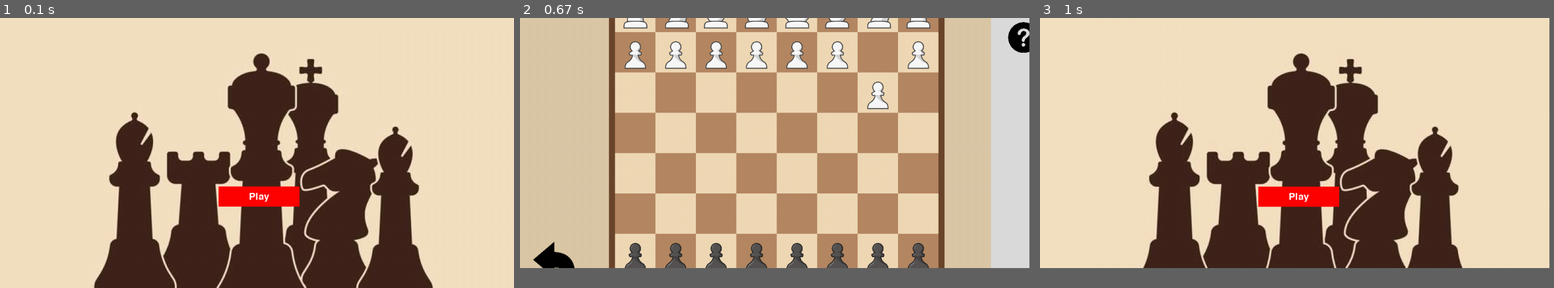
Above: before the commit, frames 1-3 (left to right).
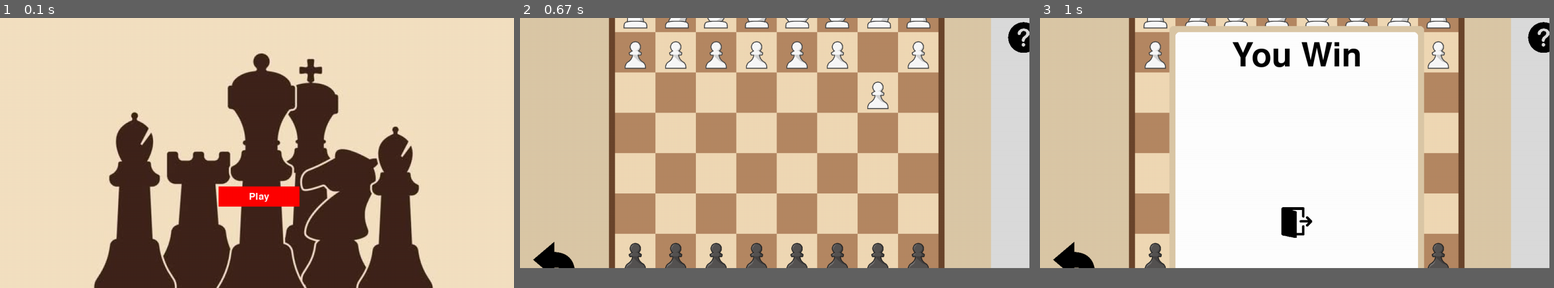
Above: after the commit, the same moments.

Repository: ErinaKhan/chess
Game: pygame game, started from Main(Run from here to play).py
Two runs of this game, one before a commit and one after it. Both use one fixed random seed, a clock stepped at 60 frames per second and the inputs below.
Inputs (mouse positions are in pixels of both pictures, inside the frame that each line leads up to):
- Up to frame 1 (0.1 s): no input
- Up to frame 2 (0.67 s): click "Play" at 0.38 s
- Up to frame 3 (1 s): click (1075, 250) at 0.72 s

Frames 1-2 are identical in both runs. In frame 3, 88% of the frame differs, in the area x 0-100%, y 0-93%.

Commit message:
ui scaling, checkmate screen, tutorial screen

Diff:
--- a/Pygame_Utils.py
+++ b/Pygame_Utils.py
@@ -37,9 +37,7 @@
         return action
 
     def move(self,screen,x,y):
-        print(self.rect)
         self.rect.topleft = (x,y)
-        print(self.rect)
         screen.blit(self.image,self.rect)
 
     def destroy(self):
--- a/gamePlayBoardPage.py
+++ b/gamePlayBoardPage.py
@@ -50,6 +50,8 @@
 
 back_btn = pygame.image.load(r"imagesMisc\undo.png")
 help_btn = pygame.image.load(r"imagesMisc\help.png")
+home_btn = pygame.image.load(r"imagesMisc\home.png")
+
 
 image_lookup = {
     "BLACKROOK": rook_black,
@@ -141,7 +143,7 @@
             print(f"time {minutes} : {seconds} ")
             print(text)
 
-        if exitButton.drawButton(screen) or Engine.Checkmate == True:
+        if exitButton.drawButton(screen):
             # exit page
             running = False
 
@@ -188,38 +190,40 @@
                     else:
                         pygame.draw.rect(screen,(WHITE_SQUARE_COLOUR),(boardx,boardy,SQUARE_SIZE,SQUARE_SIZE))
 
-        if playerTurn:
-            for square in overlaySquares:
-                if square.drawButton(screen) and selectedPiece != None:
-                    print(f"{selectedPiece.coordinates} is going to {square.coordinates}")
-                    start = int(math.pow(2,selectedPiece.coordinates))
-                    destination = int(math.pow(2,square.coordinates))
-                    Engine.makeMove(start,destination,selectedPiece.colour,False,None)
-                    allPieces[allPieces.index(selectedPiece)].move(screen,square.x,square.y,square.coordinates)
-                    disposeOfPiece(Engine.enemyColour,square.coordinates)
-                    #allPieces[allPieces.index(selectedPiece)].destroy() <- this will get rid of a piece if taken
-                    playerTurn = False
-                    selectedPiece = None
-                    newOverlay = []
-                    allMoves = []
+        if not Engine.Checkmate:
+            if playerTurn:
+                for square in overlaySquares:
+                    if square.drawButton(screen) and selectedPiece != None :
+                        print(f"{selectedPiece.coordinates} is going to {square.coordinates}")
+                        start = int(math.pow(2,selectedPiece.coordinates))
+                        destination = int(math.pow(2,square.coordinates))
+                        Engine.makeMove(start,destination,selectedPiece.colour,False,None)
+                        allPieces[allPieces.index(selectedPiece)].move(screen,square.x,square.y,square.coordinates)
+                        disposeOfPiece(Engine.enemyColour,square.coordinates)
+                        #allPieces[allPieces.index(selectedPiece)].destroy() <- this will get rid of a piece if taken
+                        playerTurn = False
+                        selectedPiece = None
+                        newOverlay = []
+                        allMoves = []
+            else:
+                playerTurn = True
+                selectedPiece = None
+                newOverlay = []
+                removeOverlay(overlaySquares)
+                chosenMove = opponentTurn(Engine.enemyColour)
+                if chosenMove != None:
+                    for piece in allPieces:
+                        if piece.coordinates == chosenMove[0]:
+                            x = (chosenMove[1]) % 8
+                            y = int(chosenMove[1] // 8)
+                            x = BOARD_START_X + (SQUARE_SIZE * x)
+                            y = BOARD_START_Y + (SQUARE_SIZE * y)
+
+                            print(f"{chosenMove[0]} is going to {chosenMove[1]}")
+                            allPieces[allPieces.index(piece)].move(screen,x,y,chosenMove[1])
+                            disposeOfPiece(Engine.playerColour,chosenMove[1])
         else:
-            playerTurn = True
-            selectedPiece = None
-            newOverlay = []
-            removeOverlay(overlaySquares)
-            chosenMove = opponentTurn(Engine.enemyColour)
-            if chosenMove != None:
-                for piece in allPieces:
-                    if piece.coordinates == chosenMove[0]:
-                        x = (chosenMove[1]) % 8
-                        y = int(chosenMove[1] // 8)
-                        x = BOARD_START_X + (SQUARE_SIZE * x)
-                        y = BOARD_START_Y + (SQUARE_SIZE * y)
-
-                        print(f"{chosenMove[0]} is going to {chosenMove[1]}")
-                        allPieces[allPieces.index(piece)].move(screen,x,y,chosenMove[1])
-                        disposeOfPiece(Engine.playerColour,chosenMove[1])
-
+            running = False
 
         for piece in allPieces:
             if piece.drawButton(screen) and piece.colour == Engine.playerColour:
@@ -235,6 +239,7 @@
 
         pygame.display.update()
 
+    winLossScreen(playerTurn)
 
 def drawMoveTracker():
     pygame.draw.rect(screen,(219, 219, 219),(BOARD_START_X + (SQUARE_SIZE * 9)  + (2 * OUTERBOARD_OFFSET) ,BOARD_START_Y - OUTERBOARD_OFFSET,(SQUARE_SIZE * 3)  + (2 * OUTERBOARD_OFFSET),(SQUARE_SIZE * 8) + (2 * OUTERBOARD_OFFSET)),border_radius=10)
@@ -267,3 +272,35 @@
     colour,playerTurn,newBoard,castlingData,enPassant = FileHandler.load(FileHandler.gameConfig()) # loads new game or previous game
     enemyColour = Engine.assignColours(colour)
     Engine.convertToBitBoard(newBoard,castlingData,enPassant)
+
+def winLossScreen(turn):
+    running = True
+    timerExample.pause()
+
+    while running:
+        size = (SQUARE_SIZE * 6) + (2*OUTERBOARD_OFFSET)
+        locationX = (SCREEN_WIDTH - size) // 2
+        locationY = (SCREEN_HEIGHT - size) // 2
+        pygame.draw.rect(screen,(219, 200, 167),(locationX,locationY,size,size),border_radius=10)
+        size = (SQUARE_SIZE * 6)
+        locationX = (SCREEN_WIDTH - size) // 2
+        locationY = (SCREEN_HEIGHT - size) // 2
+        checkmateScreen = pygame.draw.rect(screen,(255,255,255),(locationX,locationY,size,size),border_radius=10)
+        font = pygame.font.Font(None, 120)
+        if turn:
+            text_surface = font.render("You Win", True, (0,0,0))
+        else:
+            text_surface = font.render("You Lose", True, (0,0,0))
+
+        text_rect = text_surface.get_rect(center=(checkmateScreen.center[0],checkmateScreen.top + 60))
+        screen.blit(text_surface, text_rect)
+        homeButton = utils.Button(0,0,home_btn,0.3)
+        homeButton.move(screen,checkmateScreen.centerx - (homeButton.rect.width// 2),checkmateScreen.centery - (homeButton.rect.height // 2) + 180)
+        if homeButton.drawButton(screen):
+            running = False
+
+        for event in pygame.event.get():
+            if event.type == pygame.QUIT:
+                running = False
+
+        pygame.display.update()
--- a/mainMenuPage.py
+++ b/mainMenuPage.py
@@ -78,7 +78,6 @@
                 import tutorialPage
                 tutorialPage.Start()
 
-
     # fill the screen with the background color
     screen.fill(background_colour)
 
Binary file added: imagesMisc/home.png
